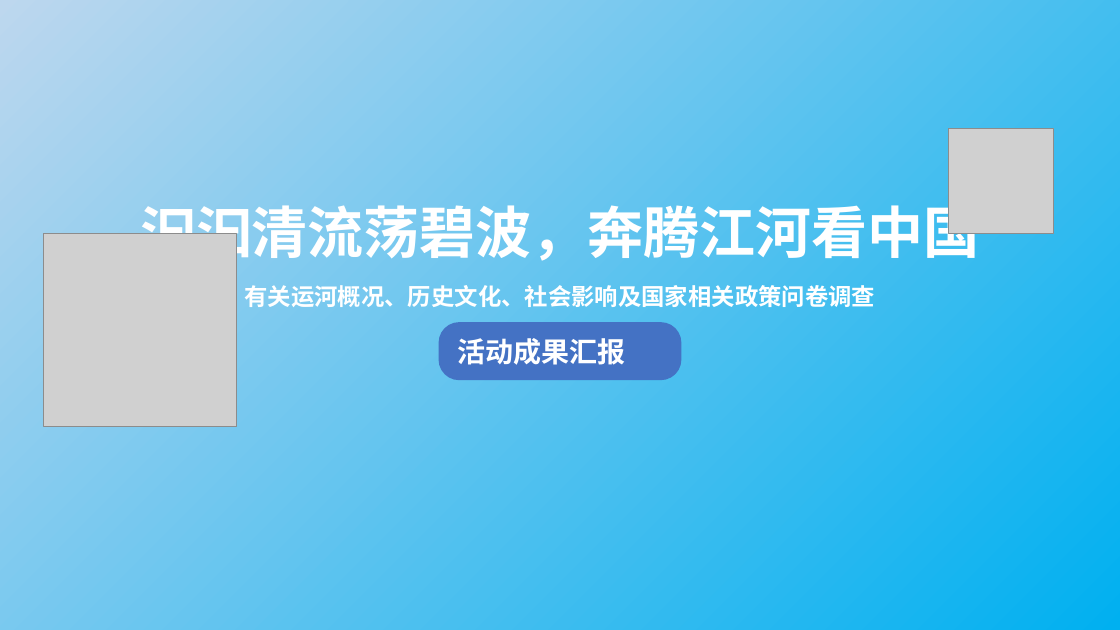
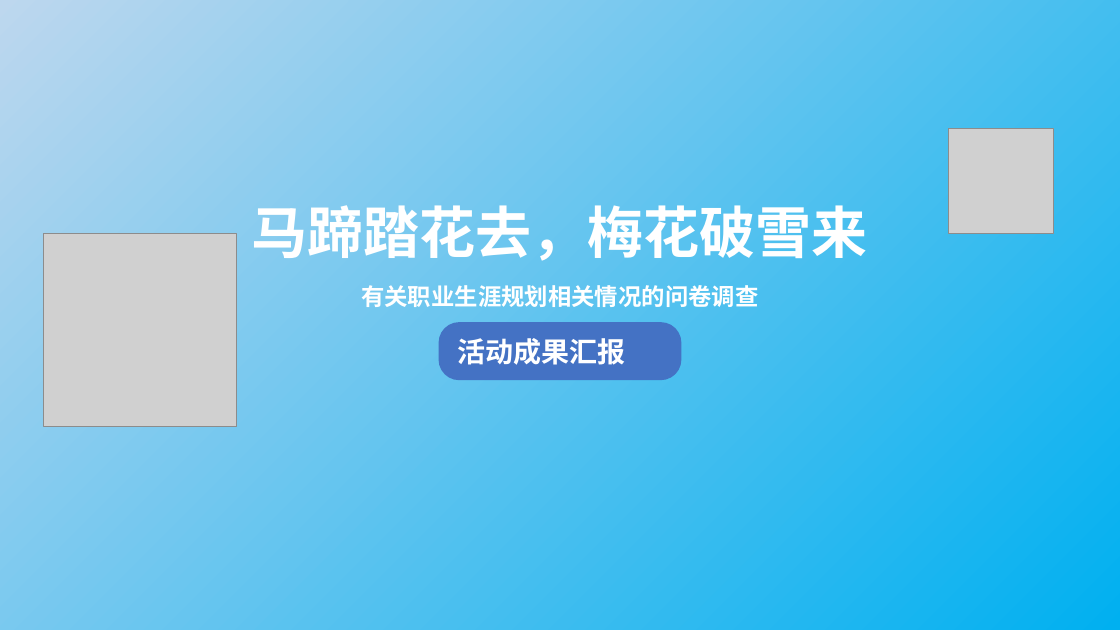
Before and after one commit to HalfOneElephant/HalfOneElephant.github.io, a slide deck: slide 2 of 相关图标.pptx. Drawn at 1120x630 pixels with LibreOffice and Linux fonts; fonts in the diff are those of the drawing; grey boxes stand for pictures. Boxes give left, top, right and bottom in pixels: in the first picture for what was removed or moved away, otherwise in the second. Text is boxed around its words. In the diff, an @@ line names an element or a change of style, - is before the commit and + after.

```diff
--- a/相关图标.pptx
+++ b/相关图标.pptx
@@ text at box(252, 196, 868, 267): text changed @@
-汩汩清流荡碧波，奔腾江河看中国
+马蹄踏花去，梅花破雪来
@@ text at box(361, 285, 758, 312): text changed @@
-有关运河概况、历史文化、社会影响及国家相关政策问卷调查
+有关职业生涯规划相关情况的问卷调查
```
Also in this commit, not shown: 47 other files.
